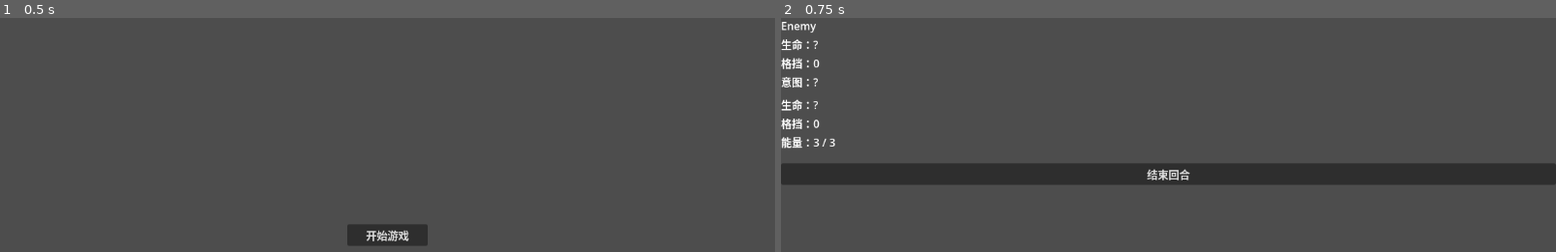
Above: before the commit, frames 1-2 (left to right).
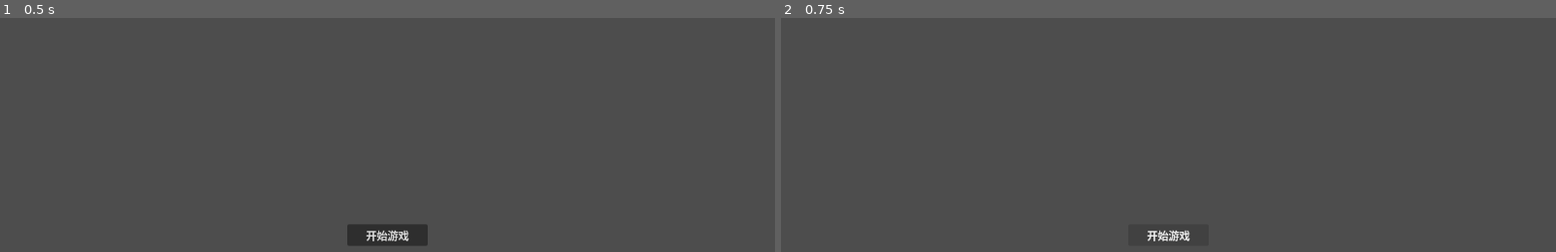
Above: after the commit, the same moments.

Repository: archer47-qingmei/AIGameTest2
Game: Godot game, scene res://menu/MainMenu.tscn
Same seed, same stepped clock (60 frames per second), same inputs: the game is played once before the commit and once after it.
Inputs:
- Up to frame 1 (0.5 s): no input
- Up to frame 2 (0.75 s): click "开始游戏" at 0.5 s

Frame 1 is identical in both runs. In frame 2, 9.6% of the frame differs, in the area x 0-100%, y 1-96%.
Error before the commit: Parse Error: Too few arguments for "setup()" call. Expected at least 2 but received 1. (res://combat/CombatScreen.gd:26)

Commit message:
feat: update CombatScreen/MainMenu/RewardScreen for map routing

Diff:
--- a/combat/CombatScreen.gd
+++ b/combat/CombatScreen.gd
@@ -12,6 +12,7 @@
 @onready var _lbl_result: Label        = $LblResult
 @onready var _btn_return_menu: Button  = $BtnReturnMenu
 @onready var _btn_get_reward: Button   = $BtnGetReward
+@onready var _btn_win: Button          = $BtnWin
 
 var _engine: CombatEngine
 var _hand_buttons: Array[Button] = []
@@ -23,7 +24,8 @@
 	_btn_end_turn.pressed.connect(_engine.end_turn)
 	_btn_return_menu.pressed.connect(GameManager.go_to_menu)
 	_btn_get_reward.pressed.connect(GameManager.go_to_reward)
-	_engine.setup(GameManager.player_state.deck)
+	_btn_win.pressed.connect(GameManager.go_to_win)
+	_engine.setup(GameManager.player_state.deck, GameManager.get_current_enemy_data())
 
 func _on_card_pressed(card: CardData) -> void:
 	_engine.play_card(card)
@@ -56,7 +58,10 @@
 	_lbl_result.visible = true
 	_btn_end_turn.disabled = true
 	if result == "victory":
-		_btn_get_reward.visible = true
+		if GameManager.is_final_node():
+			_btn_win.visible = true
+		else:
+			_btn_get_reward.visible = true
 	else:
 		_btn_return_menu.visible = true
 	for btn: Button in _hand_buttons:
--- a/combat/CombatScreen.tscn
+++ b/combat/CombatScreen.tscn
@@ -94,3 +94,17 @@
 offset_bottom = -5.0
 visible = false
 text = "领取奖励"
+
+[node name="BtnWin" type="Button" parent="."]
+layout_mode = 1
+anchors_preset = 8
+anchor_left = 0.5
+anchor_top = 0.6
+anchor_right = 0.5
+anchor_bottom = 0.6
+offset_left = -50.0
+offset_top = -55.0
+offset_right = 50.0
+offset_bottom = -25.0
+visible = false
+text = "通关！"
--- a/menu/MainMenu.gd
+++ b/menu/MainMenu.gd
@@ -6,4 +6,4 @@
 	_btn_start.pressed.connect(_on_start_pressed)
 
 func _on_start_pressed() -> void:
-	GameManager.go_to_combat()
+	GameManager.start_new_run()
--- a/reward/RewardScreen.gd
+++ b/reward/RewardScreen.gd
@@ -12,4 +12,4 @@
 
 func _on_card_selected(card: CardData) -> void:
 	GameManager.player_state.deck.append(card.duplicate())
-	GameManager.go_to_menu()
+	GameManager.go_to_map()
